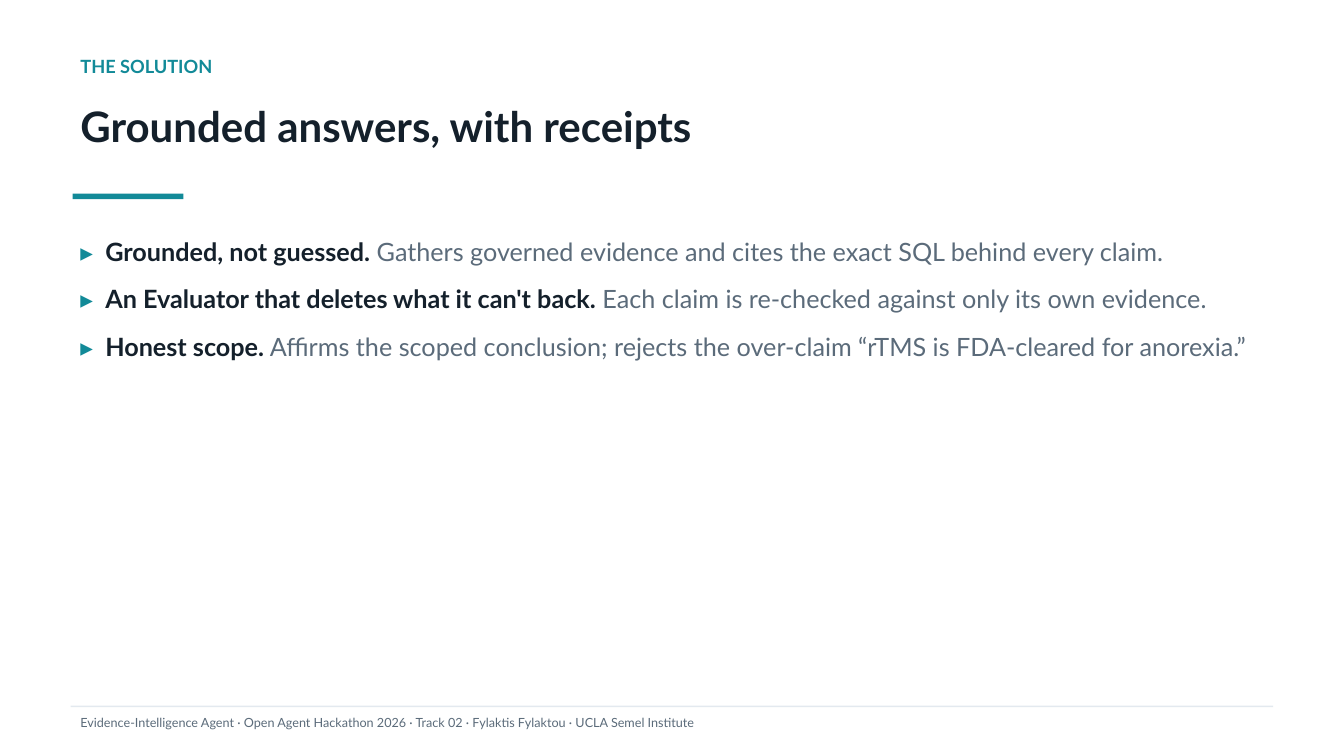
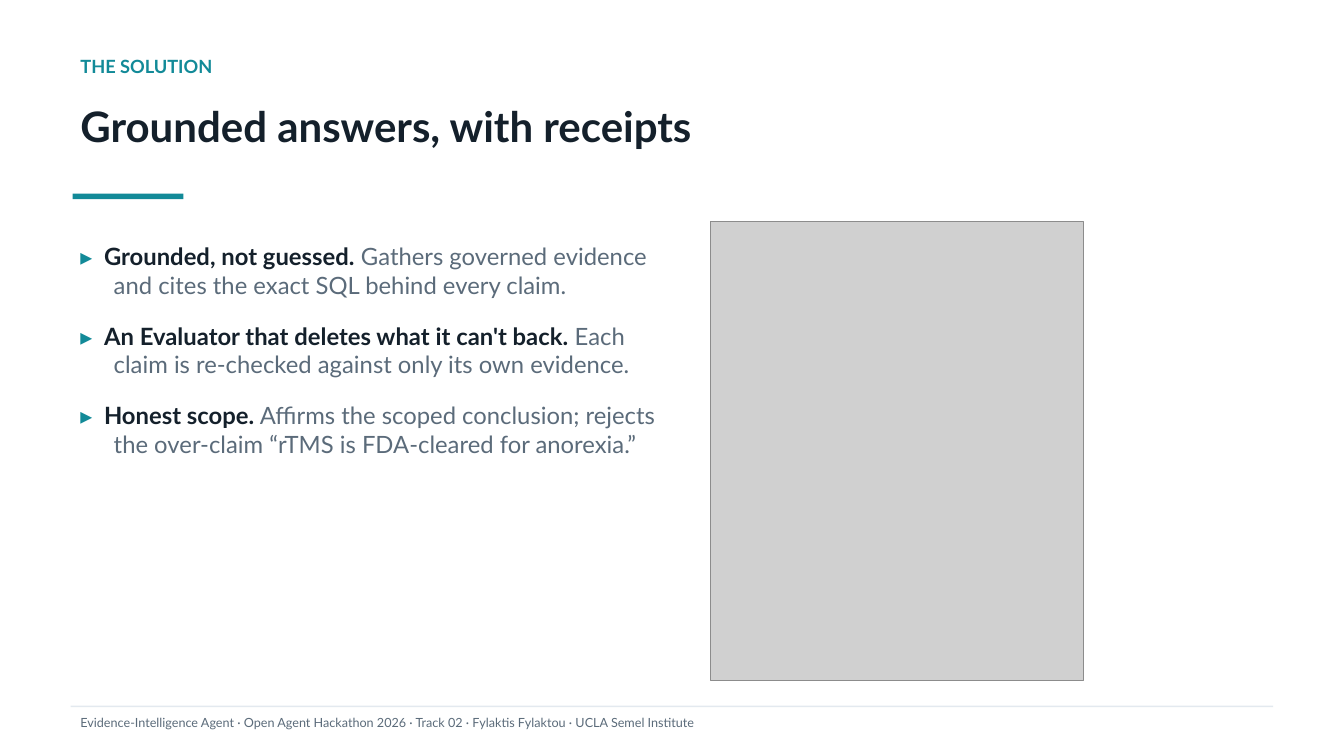
Before and after one commit to ffylaktis/open-agent-hack, a slide deck: slide 4 of deck/Evidence-Intelligence-Agent.pptx. Drawn at 1344x756 pixels with LibreOffice and Linux fonts; fonts in the diff are those of the drawing; grey boxes stand for pictures. Boxes give left, top, right and bottom in pixels: in the first picture for what was removed or moved away, otherwise in the second. Text is boxed around its words. In the diff, an @@ line names an element or a change of style, - is before the commit and + after.

```diff
--- a/deck/Evidence-Intelligence-Agent.pptx
+++ b/deck/Evidence-Intelligence-Agent.pptx
@@ text "▸ Grounded, not guessed. Gathers ..." at <box>104,247,655,453</box>: size 18 to 17 pt; more space between paragraphs @@
@@ picture added at <box>711,222,1084,681</box> @@
```
Also in this commit, not shown: 1 other slide changed, 4 other files.
